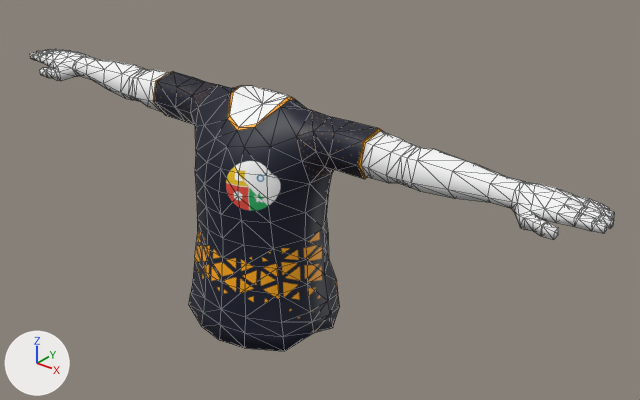
One commit to the glTF model assets/moonshot_2020/upper_body/ms_nonfungible_upper_body/M_uBody_NonFungible.glb: the scene before it, then after it.
The view is the same before and after, from a 50 mm camera at (1.426, -1.554, 2.258) aimed at (0.108, 0.095, 1.236). Lighting does not change. The marker at lower left points along +X, +Y and +Z. Mesh edges are drawn as thin lines. Where no turn or scale is listed for an object, it has been applied to the vertices. Vertices at the same position are counted once.

Objects in the first picture: 'M_uBody_NonFungible'.
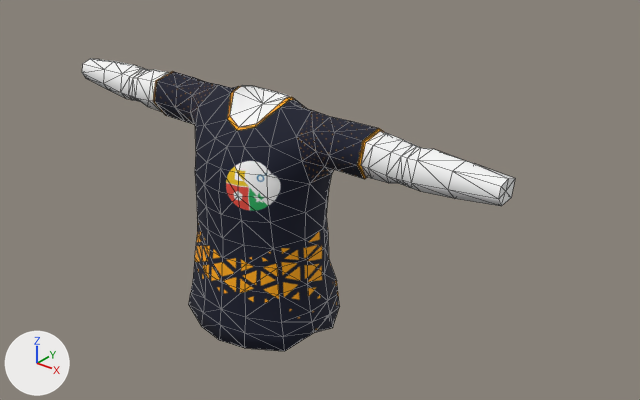
Boxes (x1, y1, x2, y2) around the edits, measured in the pictures (640 x 400 px):
'M_uBody_NonFungible', surface changed, reshaped (26% narrower): before (29, 49, 614, 351); after (82, 59, 515, 351)
part 1 of me_mesh_000, cut back: before (448, 161, 614, 239); after (448, 161, 515, 206)
part 2 of me_mesh_000, cut back: before (29, 49, 114, 90); after (82, 59, 114, 90)
part 3 of me_mesh_000, added: after (230, 85, 292, 127)
part 4 of me_mesh_000, added: after (361, 131, 387, 178)
part 5 of me_mesh_000, added: after (149, 72, 170, 112)

Patch to the scene script:
```diff
--- a/assets/moonshot_2020/upper_body/ms_nonfungible_upper_body/M_uBody_NonFungible.glb.py
+++ b/assets/moonshot_2020/upper_body/ms_nonfungible_upper_body/M_uBody_NonFungible.glb.py
@@ mat_nonfungible_mat @@
 mat_nonfungible_mat.texture = img_nonfungible
+mat_nonfungible_mat.roughness = 0.868
@@ me_mesh_000 @@
 # used by ob_m_ubody_nonfungible; location = (0.0, 0.0, 0.0)
-me_mesh_000.from_pydata(...)  # 655 vertices, 1306 faces; spans x -0.92..0.92, y -0.2..0.19, z 0.9..1.54
+me_mesh_000.from_pydata(...)  # 408 vertices, 752 faces; spans x -0.68..0.68, y -0.2..0.19, z 0.9..1.54
+# me_mesh_000 part 1: 1 vertex moved from x 0.66, y -0.02, z 1.44 to x 0.68, y -0.02, z 1.44; 148 vertices removed from x 0.66..0.92, y -0.08..0.05, z 1.43..1.5; 6 vertices added at x 0.68, y -0.03..0.03, z 1.44..1.49
+# me_mesh_000 part 2: 1 vertex moved from x -0.66, y -0.02, z 1.44 to x -0.68, y -0.02, z 1.44; 148 vertices removed from x -0.92..-0.66, y -0.08..0.05, z 1.43..1.5; 6 vertices added at x -0.68, y -0.03..0.03, z 1.44..1.49
+# me_mesh_000 part 3: 10 vertices added at x -0.08..0.08, y -0.09..0.06, z 1.47..1.54
+# me_mesh_000 part 4: 6 vertices added at x 0.34..0.35, y -0.06..0.06, z 1.41..1.51
+# me_mesh_000 part 5: 6 vertices added at x -0.35..-0.34, y -0.06..0.06, z 1.41..1.51
 me_mesh_000.materials.append(mat_avatarskin_mat)
```
